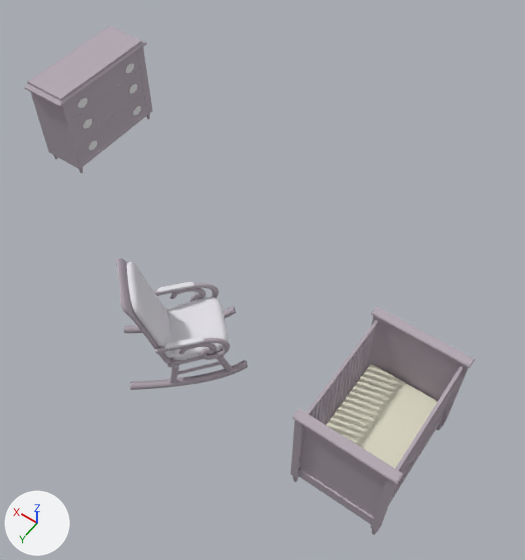
Before and after pictures for a commit that changed the Blender file Assets/models/house/floor02/bedroom_e/bedroom_e_furniture.blend.
Both versions are drawn from a 50 mm camera at (-1.2, 4.06, 9.27) aimed at (2.73, -1.44, 0.63). The lights are fixed; the arrows at lower left show +X, +Y and +Z.

In view in the first picture: 'base', 'cushion_back', 'cushion_bottom', 'drawer_bottom', 'drawer_middle', 'drawer_middle_innards', 'drawer_top', 'feet', 'headboard', 'headboard_legs', 'headboard_top_trim', 'mattress', 'pulls_bottom', 'pulls_middle', 'pulls_top', 'rails'.
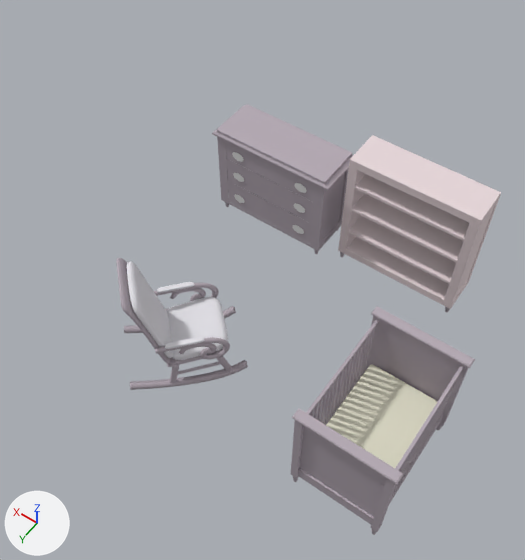
ob_dresser is not drawn itself; it is the parent of ob_base, ob_dresser_feet.

Patch to the scene script:
```diff
--- a/Assets/models/house/floor02/bedroom_e/bedroom_e_furniture.blend.py
+++ b/Assets/models/house/floor02/bedroom_e/bedroom_e_furniture.blend.py
@@ ob_pulls_bottom @@
 ob_pulls_bottom = bpy.data.objects.new('pulls_bottom', me_plane_008)
-ob_pulls_bottom.location = (7.07, -2.87, 0.45)
-ob_pulls_bottom.rotation_euler = (1.571, 0.0, -1.571)  # degrees (90, 0, -90)
+ob_pulls_bottom.location = (3.54, -2.74, 0.45)
+ob_pulls_bottom.rotation_euler = (-1.571, 3.142, 0.0)  # degrees (-90, 180, 0)
 ob_pulls_bottom.scale = (0.0993, 0.0993, 0.0993)
@@ ob_pulls_middle @@
 ob_pulls_middle = bpy.data.objects.new('pulls_middle', me_plane_009)
-ob_pulls_middle.location = (7.07, -2.87, 0.94)
-ob_pulls_middle.rotation_euler = (1.571, 0.0, -1.571)  # degrees (90, 0, -90)
+ob_pulls_middle.location = (3.54, -2.74, 0.94)
+ob_pulls_middle.rotation_euler = (-1.571, 3.142, 0.0)  # degrees (-90, 180, 0)
 ob_pulls_middle.scale = (0.0993, 0.0993, 0.0993)
@@ ob_pulls_top @@
 ob_pulls_top = bpy.data.objects.new('pulls_top', me_plane_010)
-ob_pulls_top.location = (7.07, -2.87, 1.39)
-ob_pulls_top.rotation_euler = (1.571, 0.0, -1.571)  # degrees (90, 0, -90)
+ob_pulls_top.location = (3.54, -2.74, 1.39)
+ob_pulls_top.rotation_euler = (-1.571, 3.142, 0.0)  # degrees (-90, 180, 0)
 ob_pulls_top.scale = (0.0993, 0.0993, 0.0993)
@@ ob_drawer_bottom @@
 ob_drawer_bottom = bpy.data.objects.new('drawer_bottom', me_cube_020)
-ob_drawer_bottom.location = (7.47, -2.87, 0.45)
-ob_drawer_bottom.rotation_euler = (0.0, 0.0, -1.571)  # degrees (0, 0, -90)
+ob_drawer_bottom.location = (3.54, -3.14, 0.45)
+ob_drawer_bottom.rotation_euler = (0.0, 0.0, -3.142)  # degrees (0, 0, -180)
@@ ob_drawer_bottom_innards @@
 ob_drawer_bottom_innards = bpy.data.objects.new('drawer_bottom_innards', me_cube_023)
-ob_drawer_bottom_innards.location = (7.47, -2.87, 0.44)
+ob_drawer_bottom_innards.location = (3.54, -3.14, 0.44)
 ob_drawer_bottom_innards.rotation_euler = (0.0, 0.0, -1.571)  # degrees (0, 0, -90)
@@ ob_drawer_middle @@
 ob_drawer_middle = bpy.data.objects.new('drawer_middle', me_cube_014)
-ob_drawer_middle.location = (7.47, -2.87, 0.94)
-ob_drawer_middle.rotation_euler = (0.0, 0.0, -1.571)  # degrees (0, 0, -90)
+ob_drawer_middle.location = (3.54, -3.14, 0.94)
+ob_drawer_middle.rotation_euler = (0.0, 0.0, -3.142)  # degrees (0, 0, -180)
@@ ob_drawer_middle_innards @@
 ob_drawer_middle_innards = bpy.data.objects.new('drawer_middle_innards', me_cube_015)
-ob_drawer_middle_innards.location = (7.47, -2.87, 0.94)
-ob_drawer_middle_innards.rotation_euler = (0.0, 0.0, -1.571)  # degrees (0, 0, -90)
+ob_drawer_middle_innards.location = (3.54, -3.14, 0.94)
+ob_drawer_middle_innards.rotation_euler = (0.0, 0.0, -3.142)  # degrees (0, 0, -180)
 ob_drawer_middle_innards.scale = (0.835, 0.388, 0.214)
@@ ob_drawer_top @@
 ob_drawer_top = bpy.data.objects.new('drawer_top', me_cube_024)
-ob_drawer_top.location = (7.47, -2.87, 1.38)
-ob_drawer_top.rotation_euler = (0.0, 0.0, -1.571)  # degrees (0, 0, -90)
+ob_drawer_top.location = (3.54, -3.14, 1.38)
+ob_drawer_top.rotation_euler = (0.0, 0.0, -3.142)  # degrees (0, 0, -180)
@@ ob_dresser @@
 ob_dresser = bpy.data.objects.new('dresser', None)
-ob_dresser.location = (7.47, -2.874, 1.022)
-ob_dresser.rotation_euler = (0.0, 0.0, -1.571)  # degrees (0, 0, -90)
+ob_dresser.location = (3.541, -3.138, 1.022)
+ob_dresser.rotation_euler = (0.0, 0.0, -3.142)  # degrees (0, 0, -180)
@@ ob_shelves_body @@
+ob_shelves_body = bpy.data.objects.new('shelves_body', me_cube_011)  # 212 vertices, 162 faces, 34 loose edges; spans x -1.01..1.01, y -0.32..0.32, z -1.0..1.0; in mat_bedroom_e_shelves (its picture is missing)
+ob_shelves_body.parent = ob_shelves
+ob_shelves_body.location = (2.435, -3.268, 1.166)
@@ ob_shelves @@
+ob_shelves = bpy.data.objects.new('shelves', None)
+ob_shelves.location = (1.273, -3.268, 0.998)
```

Boxes [x1, y1, x2, y2] around the edits, measured in the pictures (525 x 560 px):
'shelves_body', added
    after: [338, 135, 501, 309]
'base', moved, turned
    before: [24, 26, 153, 169]
    after: [212, 104, 353, 251]
'drawer_middle', moved, turned
    before: [75, 73, 143, 140]
    after: [227, 162, 313, 224]
'drawer_bottom', moved, turned
    before: [81, 95, 147, 161]
    after: [228, 184, 312, 244]
'drawer_top', moved, turned
    before: [70, 54, 140, 118]
    after: [226, 143, 315, 202]
'pulls_top', moved, turned
    before: [78, 63, 134, 108]
    after: [232, 152, 306, 193]
'pulls_middle', moved, turned
    before: [83, 84, 137, 129]
    after: [233, 173, 305, 213]
'pulls_bottom', moved, turned
    before: [89, 106, 141, 150]
    after: [234, 194, 304, 234]
'dresser_feet', moved, turned
    before: [54, 111, 150, 173]
    after: [225, 202, 339, 254]
'drawer_bottom_innards', moved
    before: [81, 95, 139, 140]
    after: [252, 193, 302, 219]
'drawer_middle_innards', moved, turned (not visible before)
    after: [230, 160, 253, 172]
